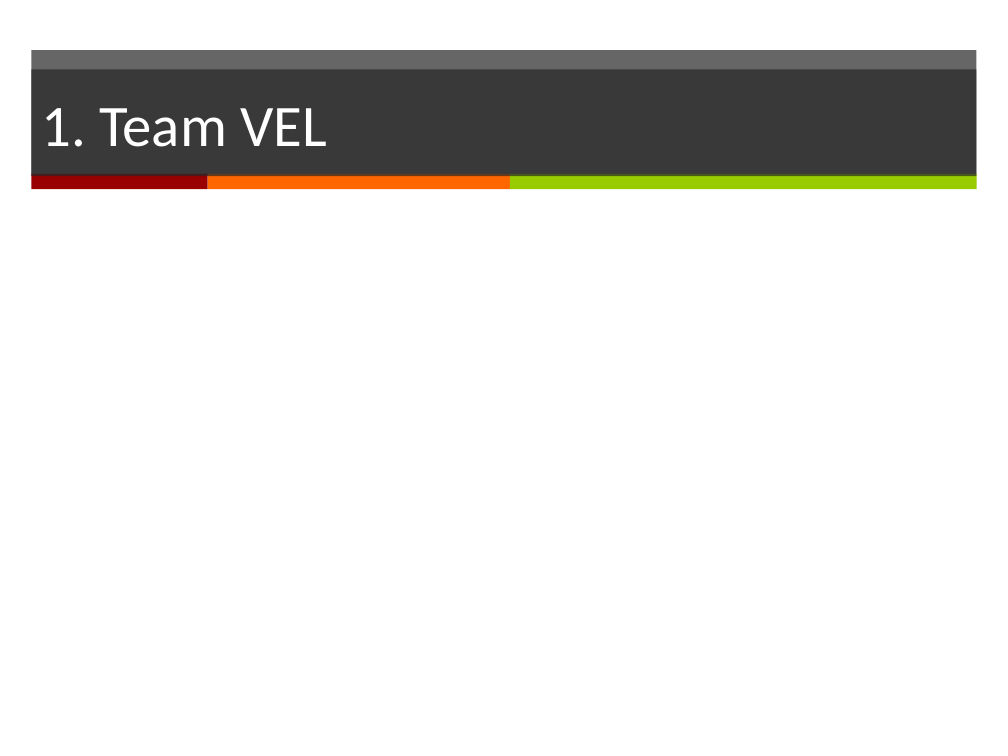
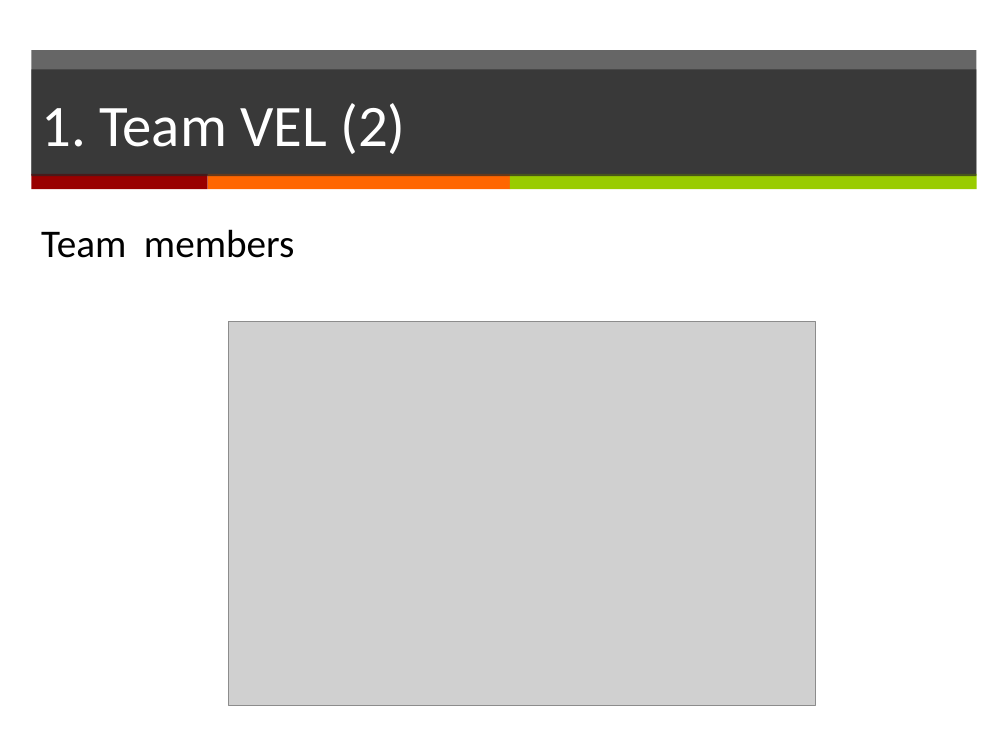
Before and after one commit to yadwinds/761_VEL, a slide deck: slide 4 of PCB/02 Plans & Actuals/2.1_Project Plan/Project Plan_(presentation)v0.1.pptx (slide 3 before the commit). Drawn at 1008x756 pixels with LibreOffice and Linux fonts; fonts in the diff are those of the drawing; grey boxes stand for pictures. Boxes give left, top, right and bottom in pixels: in the first picture for what was removed or moved away, otherwise in the second. Text is boxed around its words. In the diff, an @@ line names an element or a change of style, - is before the commit and + after.

```diff
--- a/PCB/02 Plans & Actuals/2.1_Project Plan/Project Plan_(presentation)v0.1.pptx
+++ b/PCB/02 Plans & Actuals/2.1_Project Plan/Project Plan_(presentation)v0.1.pptx
@@ title at bbox=[41, 103, 405, 154]: text changed @@
-1. Team VEL
+1. Team VEL (2)
@@ text added at bbox=[41, 229, 294, 258], 28 pt, text #000000 @@
+Team members
@@ picture added at bbox=[229, 322, 816, 706] @@
```
Also in this commit, not shown: 4 other slides changed, 8 slides added.
